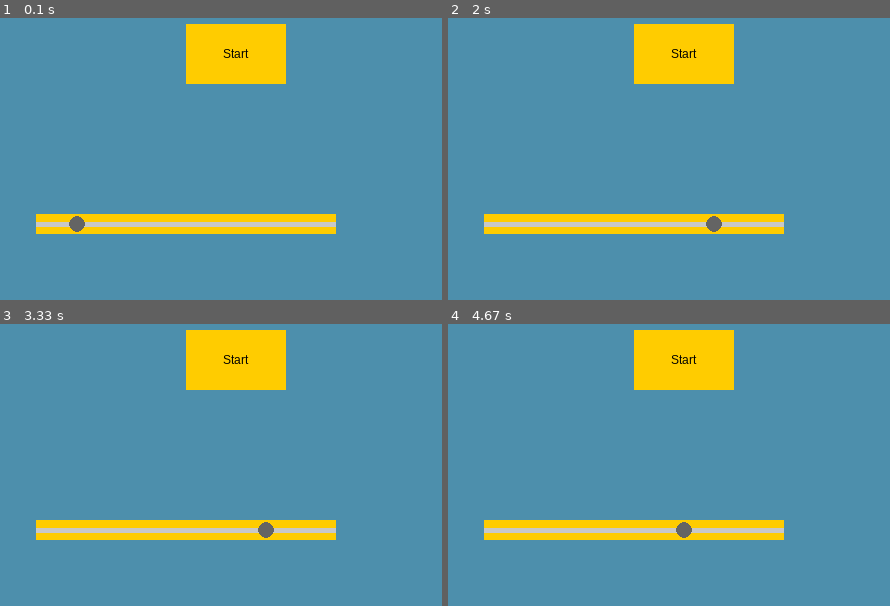
Above: before the commit, frames 1-4 (two rows, left to right).
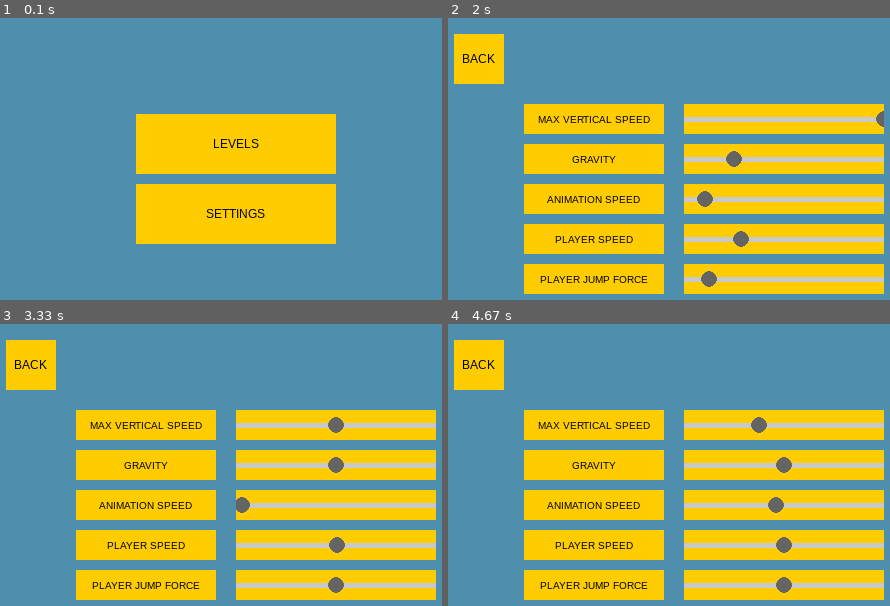
Above: after the commit, the same moments.

Repository: Rushan4ik/yandex_pygame_project
Game: pygame game, started from main.py
The game is run twice, just before and just after one commit, with the same random seed, the same clock (stepped at 60 frames per second) and the same inputs.
Inputs (mouse positions are in pixels of both pictures, inside the frame that each line leads up to):
- Up to frame 1 (0.1 s): no input
- Up to frame 2 (2 s): click (682, 215) at 0.38 s; click (478, 60) at 0.88 s; click (682, 144) at 1.38 s; press the mouse at (682, 215) at 1.7 s; move the mouse to (713, 229) at 1.8 s; release the mouse at (744, 246) at 1.93 s
- Up to frame 3 (3.33 s): press the mouse at (335, 425) at 2.03 s; move the mouse to (335, 479) at 2.13 s; release the mouse at (335, 532) at 2.27 s; press the mouse at (335, 586) at 2.37 s; move the mouse to (243, 498) at 2.47 s; release the mouse at (145, 414) at 2.6 s; click (335, 422) at 2.72 s; press the mouse at (335, 425) at 3.03 s; move the mouse to (225, 591) at 3.13 s; release the mouse at (outside the picture) at 3.27 s
- Up to frame 4 (4.67 s): press the mouse at (783, 465) at 3.37 s; move the mouse to (757, 425) at 3.47 s; release the mouse at (735, 386) at 3.6 s; press the mouse at (783, 586) at 3.7 s; move the mouse to (775, 512) at 3.8 s; release the mouse at (770, 439) at 3.93 s; press the mouse at (478, 366) at 4.03 s; move the mouse to (536, 529) at 4.13 s; release the mouse at (outside the picture) at 4.27 s; press the mouse at (682, 521) at 4.37 s; move the mouse to (638, 459) at 4.47 s; release the mouse at (589, 397) at 4.6 s

The runs differ from the first frame. In frame 1, 23% of the frame differs, in the area x 8-77%, y 2-81%; in frame 2, 49%, in the area x 1-99%, y 2-98%; in frame 3, 49%; in frame 4, 49%.

Commit message:
Добавление SettingsScene и исправление бага в Slider(Некоторые данные при инициализации выходят за рамки)

Diff:
--- a/main.py
+++ b/main.py
@@ -2,6 +2,7 @@
 import pygame
 
 from screen_components import SceneManager
+from screen_components.scene_main import MainMenuScene
 from window import Window
 
 
@@ -17,6 +18,7 @@
 if __name__ == '__main__':
     start()
     scene_manager = SceneManager()
+    scene_manager.current_scene = MainMenuScene(scene_manager)
     window = Window(scene_manager)
     window.opening()
     window.main_loop()
--- a/screen_components/scene_implementation.py
+++ /dev/null
@@ -1,10 +0,0 @@
-from screen_components import Scene
-from widgets import Button, Label, Slider
-
-
-class MainMenuScene(Scene):
-    def __init__(self):
-        buttons = [Button((200, 10), (100, 60), "Start", [Button.Handler(lambda: print("Start"))])]
-        sliders = [Slider((50, 200), (300, 20), (10, 300), 40, [Slider.Handler(lambda x: print("Value:", x))])]
-        labels = []
-        super().__init__(buttons, sliders, labels)
--- /dev/null
+++ b/screen_components/scene_main.py
@@ -0,0 +1,17 @@
+from screen_components import Scene
+from widgets import Button
+
+
+class MainMenuScene(Scene):
+
+    def __init__(self, scene_manager):
+        self.scene_manager = scene_manager
+        buttons = [Button((150, 100), (200, 60), "LEVELS", [Button.Handler(self.__set_level_choice)]),
+                   Button((150, 170), (200, 60), "SETTINGS", [Button.Handler(self.__set_settings)])]
+        super().__init__(buttons, [], [])
+
+    def __set_level_choice(self):
+        self.scene_manager.set_level_choice_scene()
+
+    def __set_settings(self):
+        self.scene_manager.set_settings_scene()
--- a/screen_components/scene_manager.py
+++ b/screen_components/scene_manager.py
@@ -1,10 +1,23 @@
 from screen_components import Scene
-from screen_components.scene_implementation import MainMenuScene
+from screen_components.scene_main import MainMenuScene
+from screen_components.scene_settings import SettingsScene
 
 
 class SceneManager:
     def __init__(self):
-        self.current_scene = MainMenuScene()
+        self.current_scene = None
 
     def get_current_scene(self) -> Scene:
         return self.current_scene
+
+    def set_main_menu_scene(self) -> None:
+        self.current_scene = MainMenuScene(self)
+
+    def set_settings_scene(self) -> None:
+        self.current_scene = SettingsScene(self)
+
+    def set_level_choice_scene(self) -> None:
+        pass
+
+    def set_level_scene(self, level_number: int) -> None:
+        pass
--- /dev/null
+++ b/screen_components/scene_settings.py
@@ -0,0 +1,51 @@
+import configs
+from screen_components import Scene
+from widgets import Button, Label, Slider
+
+
+def set_max_vertical_speed(value):
+    configs.MAX_VERTICAL_SPEED = value
+
+
+def set_graviti_acceleration(value):
+    configs.GRAVITY_ACCELERATION = value
+
+
+def set_animation_speed(value):
+    configs.PLAYER_ANIMATION_SPEED = value
+
+
+def set_player_speed(value):
+    configs.PLAYER_SPEED = value
+
+
+def set_jump_force(value):
+    configs.PLAYER_JUMP_FORCE = value
+
+
+class SettingsScene(Scene):
+    PARAM_NAMES = ["MAX VERTICAL SPEED", "GRAVITY", "ANIMATION SPEED",
+                   "PLAYER SPEED", "PLAYER JUMP FORCE"]
+
+    def __init__(self, scene_manager):
+        self.scene_manager = scene_manager
+        buttons = [Button((20, 20), (50, 50), "BACK", [Button.Handler(self.__set_main_menu)])]
+        labels = []
+        for i, text in enumerate(SettingsScene.PARAM_NAMES):
+            labels.append(Label((90, 90 + 40 * i), (140, 30), text, font_size=10))
+        sliders = [
+            Slider((250, 90), (200, 30), (40, 300), configs.MAX_VERTICAL_SPEED,
+                   [Slider.Handler(set_max_vertical_speed)]),
+            Slider((250, 130), (200, 30), (10, 50), configs.GRAVITY_ACCELERATION,
+                   [Slider.Handler(set_graviti_acceleration)]),
+            Slider((250, 170), (200, 30), (0.1, 2), configs.PLAYER_ANIMATION_SPEED,
+                   [Slider.Handler(set_animation_speed)]),
+            Slider((250, 210), (200, 30), (30, 100), configs.PLAYER_SPEED,
+                   [Slider.Handler(set_player_speed)]),
+            Slider((250, 250), (200, 30), (20, 100), configs.PLAYER_JUMP_FORCE,
+                   [Slider.Handler(set_jump_force)])
+        ]
+        super().__init__(buttons, sliders, labels)
+
+    def __set_main_menu(self):
+        self.scene_manager.set_main_menu_scene()
--- a/widgets/labels.py
+++ b/widgets/labels.py
@@ -1,5 +1,5 @@
 from pygame import Color, Surface
-from pygame.font import Font
+from pygame.font import SysFont
 from pygame.sprite import Sprite, AbstractGroup
 
 
@@ -10,10 +10,10 @@
         super().__init__(*groups)
         self.image = Surface(size)
         self.image.fill(background_color)
-        self.font = Font(font, font_size)
+        self.font = SysFont(font, font_size)
         self.text = self.font.render(text, True, font_color, background_color)
         self.rect = self.image.get_rect().move(*position)
         shift_x, shift_y = [(image_size - text_size) // 2
-                            for text_size, image_size in zip(self.text.get_rect(),
-                                                             self.image.get_rect())]
+                            for text_size, image_size in zip(self.text.get_rect().size,
+                                                             self.image.get_rect().size)]
         self.image.blit(self.text, (shift_x, shift_y))
--- a/widgets/slider.py
+++ b/widgets/slider.py
@@ -25,7 +25,7 @@
         self.rect = self.image.get_rect().move(*position)
         self.min, self.max = min_max_value
         self.value, self.pressed = value, False
-        self.value_x = self.value / (self.max - self.min) * self.rect.w
+        self.value_x = (self.value - self.min) / (self.max - self.min) * self.rect.w
         if handlers is None:
             handlers = []
         self.handlers = handlers
